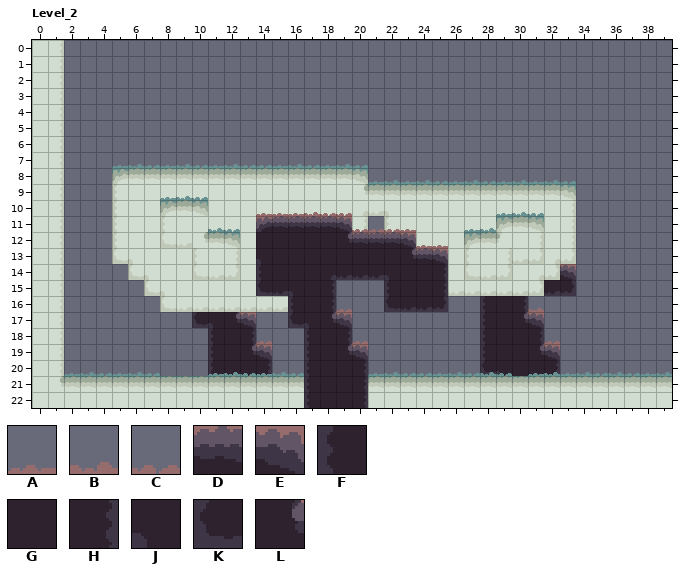
LDtk project -- assets/tilemaps/map_0.ldtk. This is how it looked before the edit.
Cells are 16x16 px. Shown: Level_2 x 0..39, y 0..22. The commit also changed other parts of the map, which this record leaves out.
Key: from "Ground_tileset": A 0, B 1, C 2, D 6, E 7, F 10, G 11, H 12, J 14, K 15, L 18.
_ is an empty cell.
Layers that did not change in this view are not listed.
Layer "BG" before, first column x 0:
17 __________KJLE______________FGLE________
18 ___________FGHC_____________FGGHC_______
19 ___________FGLE_____________FGGLE_______
20 ___________FGGH_____________KJGGH_______
21 ___________FGGH______________FGGH_______
22 ___________FGGH______________FGGH_______
Layer "FG" before, first column x 0:
19 _________________FGLE___________________
20 _________________FGGH___________________
21 _________________FGGH___________________
22 _________________FGGH___________________
Once edited:
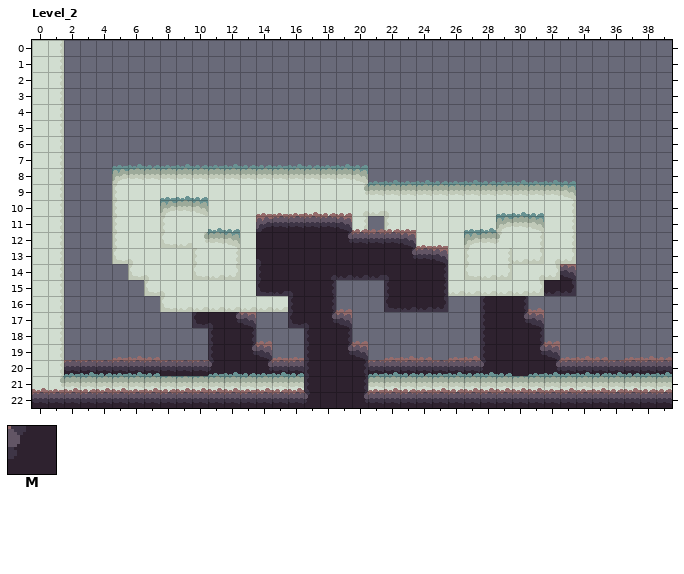
Further tiles: from "Ground_tileset": M 19.
From old to new:
Changed rows in their new state; . is an unchanged cell.
Layer "BG":
first column x 2:
19 ...ABC.......AA.....ABC.AB.....ABC.ABC
20 DDDDDDDDDM..LDD....DDDDDDDMG..LDDDDDDD
Layer "FG":
first column x 0:
21 BABCBBABCBBBBABCB....ABCABCBBBBBABABCBCC
22 DDDDDDDDDDDDDDDDDM..LDDDDDDDDDDDDDDDDDDD
Changed places in both pictures, as pixel boxes (x1, y1, x2, y2):
changed: (32, 356, 310, 408)
changed: (364, 356, 672, 408)
